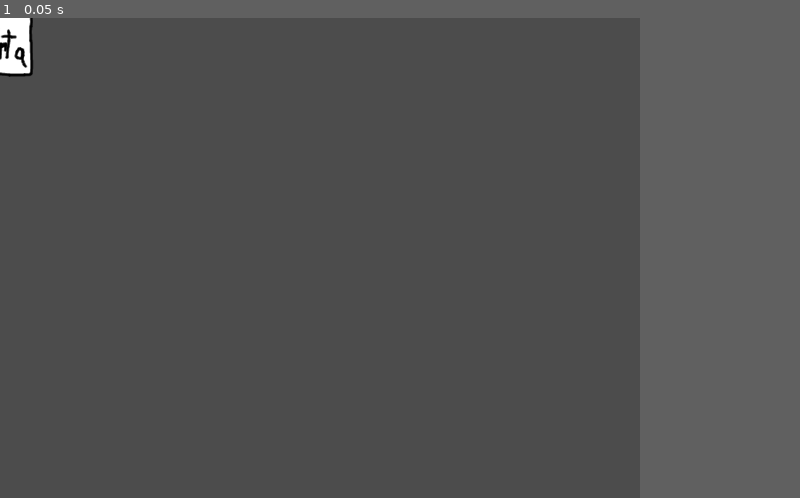
Above: before the commit, frame 1.
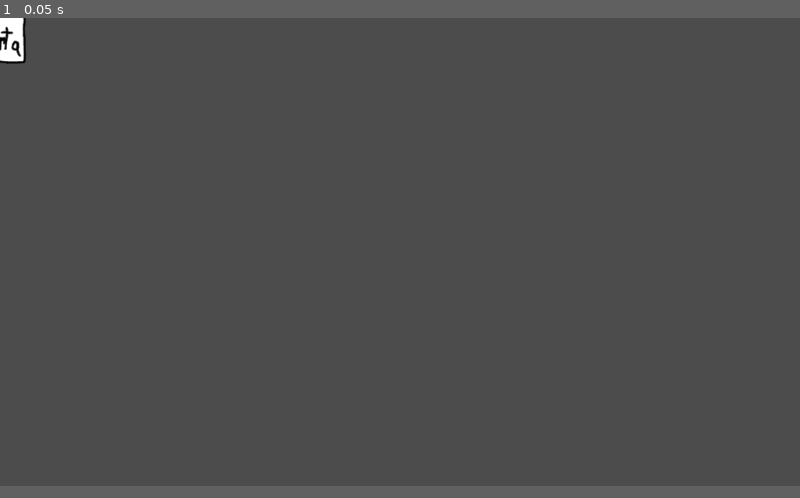
Above: after the commit, the same moment.

Repository: brocoli/ld43
Game: Godot game, scene res://scene/Card.tscn
Two runs of this game, one before a commit and one after it. Both use one fixed random seed, a clock stepped at 60 frames per second and the inputs below.
Inputs:
- Up to frame 1 (0.05 s): no input
In our replay, the window is 640x480 before the commit and 800x468 after it. These sizes can differ from the game's own. Grey fills any space a smaller window leaves; there, only what the larger window draws over its background counts as a difference.

The runs differ from the first frame. In frame 1, 0.3% of the frame differs, in the area x 0-5%, y 0-13%.

Commit message:
Switch resolution to default 1024x600

Diff:
--- a/project.godot
+++ b/project.godot
@@ -16,8 +16,6 @@
 
 [display]
 
-window/size/width=640
-window/size/height=480
 window/size/resizable=false
 window/size/borderless=true
 window/stretch/mode="2d"
